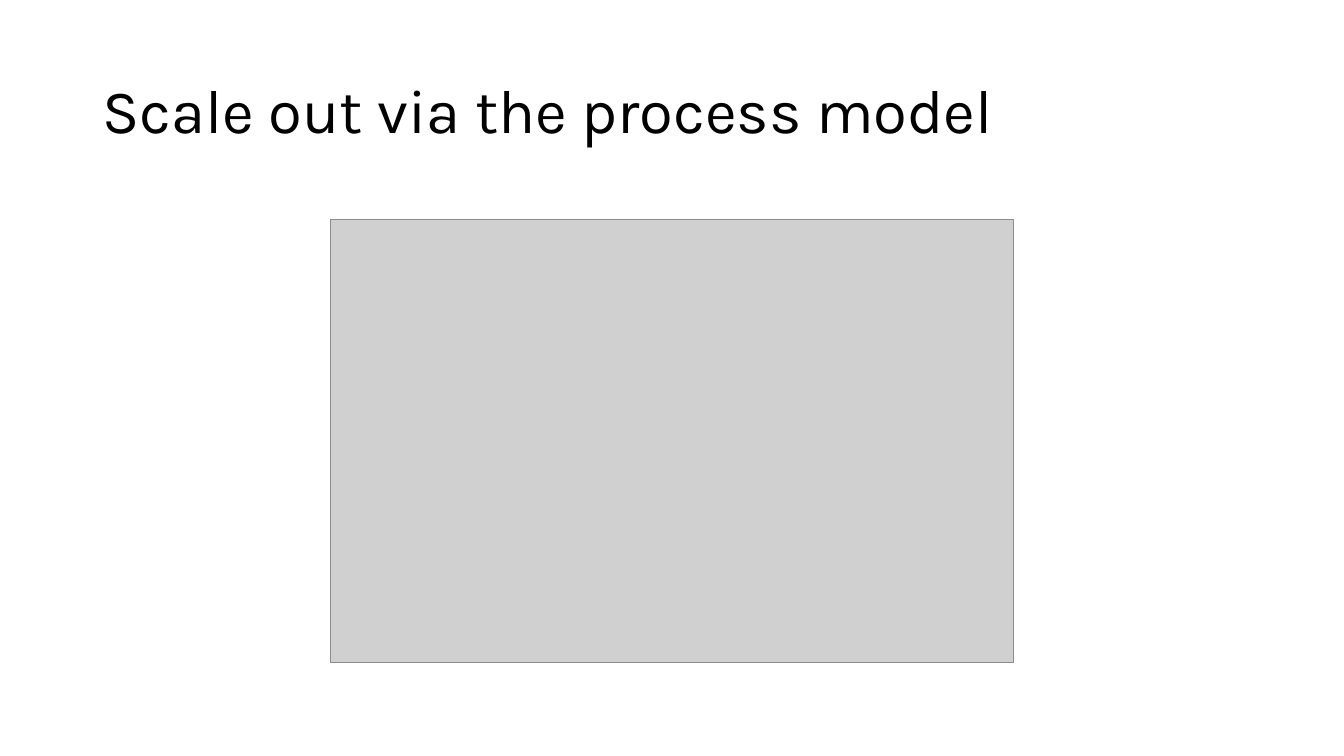
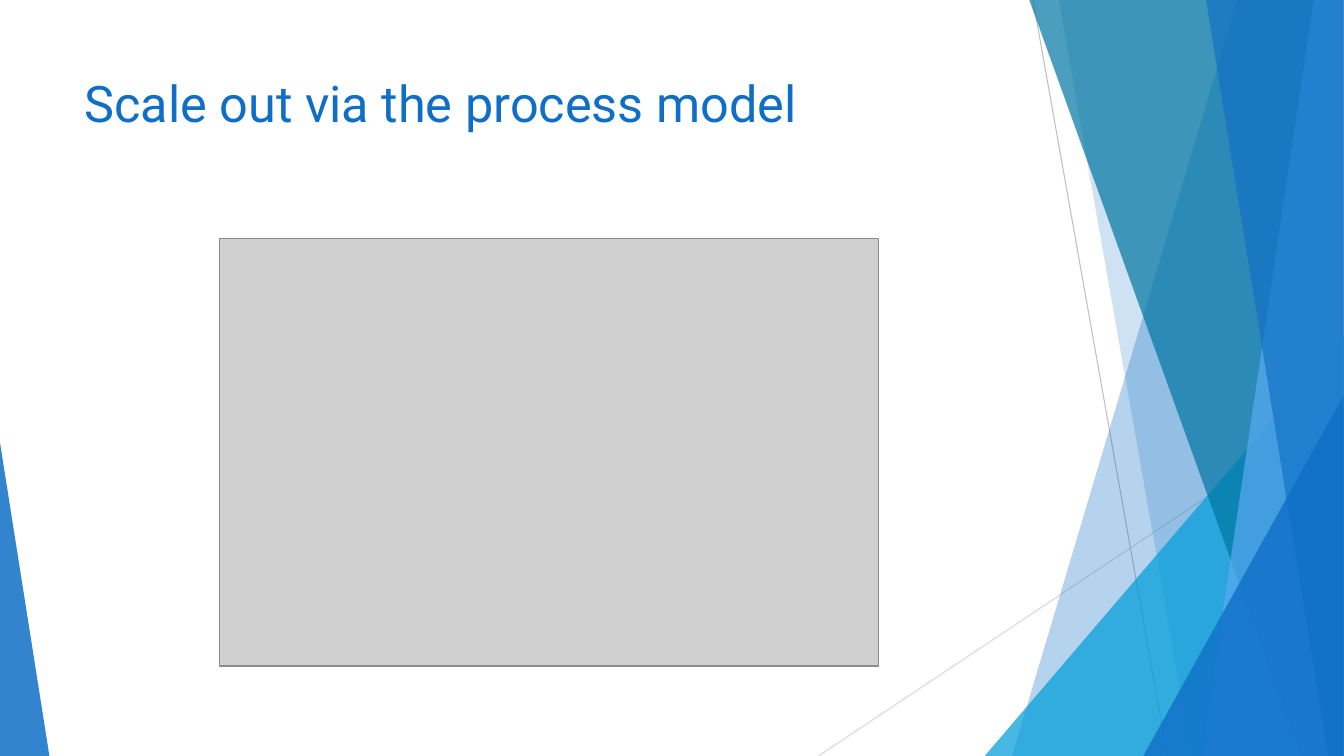
Before and after one commit to ericburcham/cloud-patterns-and-practices, a slide deck: slide 37 of presentation.pptx. Drawn at 1344x756 pixels with LibreOffice and Linux fonts; fonts in the diff are those of the drawing; grey boxes stand for pictures. Boxes give left, top, right and bottom in pixels: in the first picture for what was removed or moved away, otherwise in the second. Text is boxed around its words. In the diff, an @@ line names an element or a change of style, - is before the commit and + after.

Commit message:
style the presentation

```diff
--- a/presentation.pptx
+++ b/presentation.pptx
@@ title "Scale out via the process ...": place and size @@
-title "Scale out via the process ..." at <box>102,90,993,148</box>
+title "Scale out via the process ..." at <box>85,84,796,133</box>
@@ title "Scale out via the process ..." at <box>85,84,796,133</box>: size 44 to 36 pt, font Karla to Roboto, text colour #000000 to #0F6FC6; line spacing 0.9 to 1; vertical alignment middle to top @@
@@ picture: place and size @@
-picture at <box>331,220,1013,663</box>
+picture at <box>219,238,878,665</box>
@@ group added at <box>0,0,1344,756</box>: 5 freeform shapes, 3 triangles, 2 lines @@
```
Also in this commit, not shown: 90 other slides changed.
